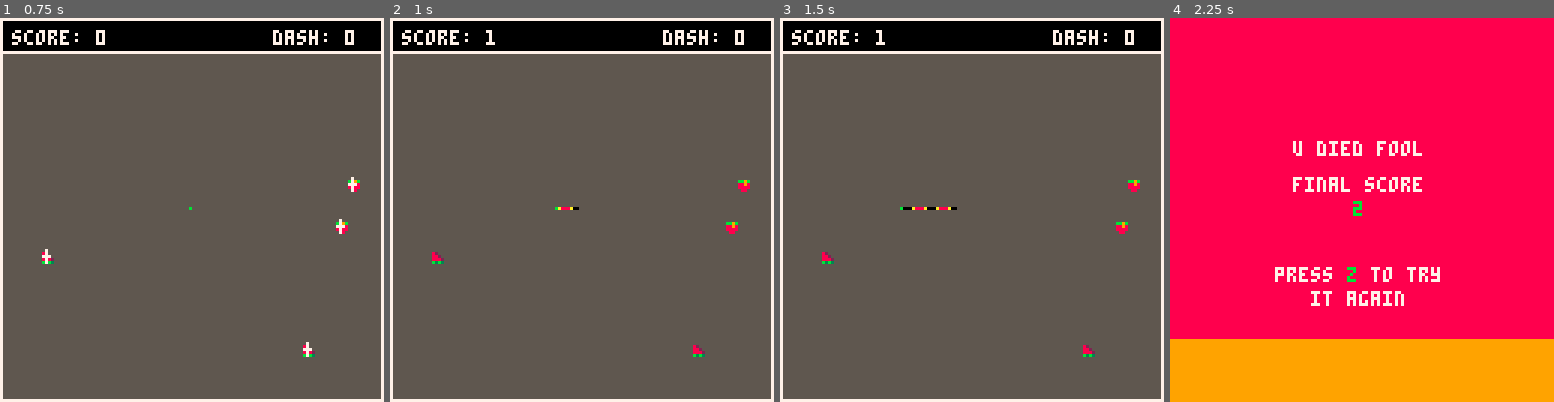
Above: before the commit, frames 1-4 (left to right).
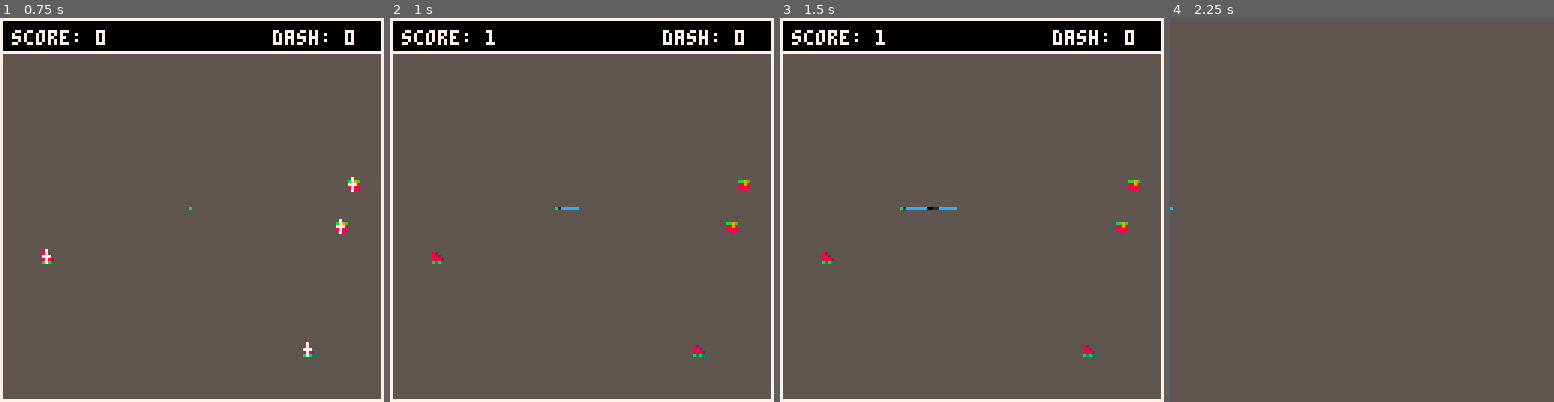
Above: after the commit, the same moments.

Repository: tmelot2/pico-8
Game: PICO-8 cartridge snake-dash/snake-dash-prototype.p8
The game is run twice, just before and just after one commit, with the same random seed, the same clock (stepped at 60 frames per second) and the same inputs.
Inputs:
- Up to frame 1 (0.75 s): tap X (X key) at 0.33 s; tap O (Z key) at 0.7 s
- Up to frame 2 (1 s): no input
- Up to frame 3 (1.5 s): tap X (X key) at 1.07 s
- Up to frame 4 (2.25 s): hold Right 1.6-2.1 s; tap O (Z key) at 1.7, 2.1 s; tap X (X key) at 1.85 s; hold Up from 2.15 s (still down)

Frame 1 is identical in both runs. In frame 2, less than 0.1% of the frame differs, in the area x 43-50%, y 49-50%; in frame 3, 0.1%; in frame 4, 100%, in the area x 0-100%, y 0-100%.

Commit message:
Add dead animation, better scoring, score screen

Diff:
--- a/snake-dash/snake-dash-prototype.p8
+++ b/snake-dash/snake-dash-prototype.p8
@@ -50,6 +50,9 @@
  rainbow = {7,7,14,14,8,8,9,9,10,10,11,11,3,3,12,12,2,2}
 }
 snakepalette = snakepalettes.texascoralsnake
+snakepalette = snakepalettes.rainbow
+snakepalette = snakepalettes.snakorpion
+snakepalette = snakepalettes.snakezero
 
 -- food sprites
 foodsprites = {1,2,17}
@@ -65,6 +68,9 @@
 
 -- timer
 tick = 0
+
+-- dead
+circles = {}
 
 function _init()
   if (skiptitle==1) then scene = 1 end
@@ -81,10 +87,17 @@
   if scene==0 then
     titleupdate()
   elseif scene==1 then
-    gameupdate()
+   if not player.dead then
+     gameupdate()
+   else
+    deadupdate()
+    timer = 0
+   end
  elseif scene==2 then
   gameoverupdate()
-  end
+ elseif scene==3 then
+  deadupdate()
+ end
   tick = tick + 1
   if tick > 360 then
     tick = 0
@@ -98,6 +111,8 @@
     gamedraw()
   elseif scene==2 then
    gameoverdraw()
+  elseif scene==3 then
+   deaddraw()
   end
 end
 
@@ -115,6 +130,7 @@
  player.c = 8
  player.h = {}
  player.l = 20
+ player.dead = false
  scene = 1
   timer = 0
  score = 0
@@ -128,10 +144,59 @@
  music(1)
 end
 
+function deadinit()
+ scene = 3
+ timer = 0
+ circles = {}
+end
+
+function deadupdate()
+ if #player.h > 1 then
+  -- add(circles, {x = frnd(100), frnd(100), r=frnd(20)+5, c=0})
+  -- add(circles, {x = 100, 100, r=20+5, c=0})
+  add(circles, {x = player.h[#player.h].x, y = player.h[#player.h].y, r=frnd(4)+2, c=snakepalette[#player.h%(#snakepalette)+1]})
+  delete_cnt = 1 + (flr(timer/5)*flr(timer/5)) / 8
+  for i=0,delete_cnt do
+   del(player.h,player.h[#player.h])
+  end
+  if timer % 2 == 0 then
+   sfx(0,-1,timer)
+  end
+  timer += 1
+ else
+  gameoverinit()
+ end
+end
+
+function deaddraw()
+ rectfill(0,0,screenwidth, screenheight, bgcolor)
+ playerdraw()
+ for c in all(circles) do
+  circfill(c.x, c.y, c.r, c.c)
+ end
+ -- local x=player.h[1][x]
+ -- local y=player.h[1][y]
+ -- for i=1,20 do
+ --  circ(x, y, frnd(20), frnd(10))
+ -- end
+ -- if timer < dead_time then
+ --  del(player.h[0])
+  -- expl_pal = snakepalette
+  -- expl_pal = {10,9,8} -- fire colors
+  -- circ(player.x, player.y, timer, expl_pal[frnd(#expl_pal)+1])
+  -- circ(player.x, player.y, timer+1, expl_pal[frnd(#expl_pal)+1])
+  -- circ(player.x, player.y, timer+2, expl_pal[frnd(#expl_pal)+1])
+  -- circ(player.x, player.y, timer+3, expl_pal[frnd(#expl_pal)+1])
+ -- end
+end
+
+
 function gameover()
- sfx(0)
- gameoverinit()
-end
+ player.dead = true
+ timer = 0
+ deadinit()
+end
+
 
 function gameoverinit()
  scene = 2
@@ -141,10 +206,7 @@
  local text = 'u died fool'
  print(text,hcenter(text),vcenter(text)-20,7)
 
- local text = 'final score'
- print(text,hcenter(text),vcenter(text)-8)
- local text = ''..score
- print(text,hcenter(text),vcenter(text)-0,11)
+ finalscoredraw()
 
  local text = 'press z to try'
  print(text,hcenter(text),vcenter(text)+22,7)
@@ -232,23 +294,32 @@
 end
 
 function crumbsupdate()
+ local i=0
  for c in all(crumbs) do
-  c.x += c.vx
-  -- bounce off either side of screen
-  if (c.x < 1) then c.x = 1 c.vx = c.vx * -0.50
-  elseif (c.x > screenwidth-1) then c.x = screenwidth-1 c.vx = c.vx * -0.50
-  end
-
-  c.y += c.vy
-  -- bounce off top or bottom of screen
-  if (c.y < 11) then c.y = 11 c.vy = c.vy * -0.50
-  elseif (c.y > screenheight-1) then c.y = screenheight-1 c.vy = c.vy * -0.50
-  end
-
-  c.vx *= 0.50
-  c.vy *= 0.50
-  c.tick += 1
-  if (c.tick == 450) then del(crumbs,c) end
+  if not c.deleted then
+   c.x += c.vx
+   -- bounce off either side of screen
+   if (c.x < 1) then c.x = 1 c.vx = c.vx * -0.50
+   elseif (c.x > screenwidth-1) then c.x = screenwidth-1 c.vx = c.vx * -0.50
+   end
+
+   c.y += c.vy
+   -- bounce off top or bottom of screen
+   if (c.y < 11) then c.y = 11 c.vy = c.vy * -0.50
+   elseif (c.y > screenheight-1) then c.y = screenheight-1 c.vy = c.vy * -0.50
+   end
+
+   c.vx *= 0.50
+   c.vy *= 0.50
+   c.tick += 1
+   if (c.tick == 450) then del(crumbs,c) end
+
+  if flr(player.x) == flr(c.x) and flr(player.y) == flr(c.y) then
+   score += 1000
+   c.deleted = true
+  end
+  i+=1
+ end
  end
 end
 
@@ -282,7 +353,9 @@
 
   -- crumbs
   for c in all(crumbs) do
-  pset(c.x, c.y, c.c)
+   if not c.deleted then
+    pset(c.x, c.y, c.c)
+  end
   end
 
   -- hud
@@ -336,6 +409,7 @@
     pset(xx,yy+1,cc)
    end
   end
+ finalscoredraw()
  end
 
  -- continue overlay
@@ -345,6 +419,17 @@
  elseif btn(5) then
   print('x',60,screenheight-pad+1,5)
  end
+end
+
+function finalscoredraw()
+ local text = ''..score
+ x1 = 28
+ x2 = 100
+ y1 = 60
+ y2 = 66
+ rectfill(x1,y1,x2,y2,8)
+ rect(x1,y1-1,x2,y2+1,3)
+ print(text,hcenter(text),vcenter(text)-0,11)
 end
 
 -- handle button inputs
@@ -406,9 +491,11 @@
 
 -- draw player sprite
 function playerdraw()
+ if not player.dead then
   -- head (current pos)
   pset(player.x,player.y,11)
   -- spr(0, player.x, player.y)
+ end
 
   -- tail
   local i = 1
@@ -489,11 +576,16 @@
  spawnfood(1)
 end
 
+function collectfoodextrapoints(p)
+ score += p
+end
+
 -- collects food if pos collides with any food
 function dashfoodcollect(food,pos)
  for f in all(food) do
   if (iscolliding({x=pos.x,y=pos.y,w=1,h=1},{x=f.x,y=f.y,w=4,h=4})) then
    collectfood(food,f)
+   collectfoodextrapoints(500)
   end
  end
 end
